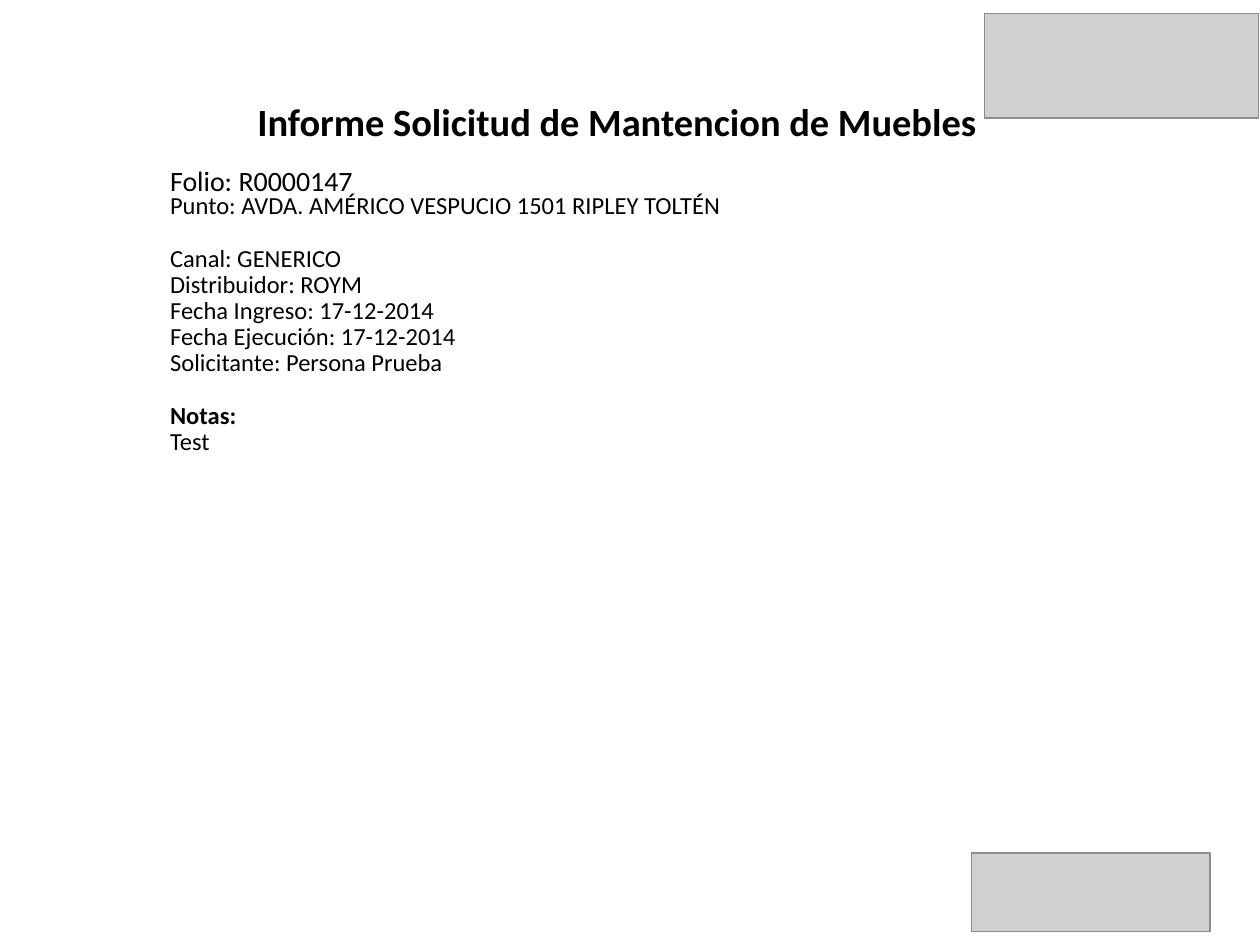
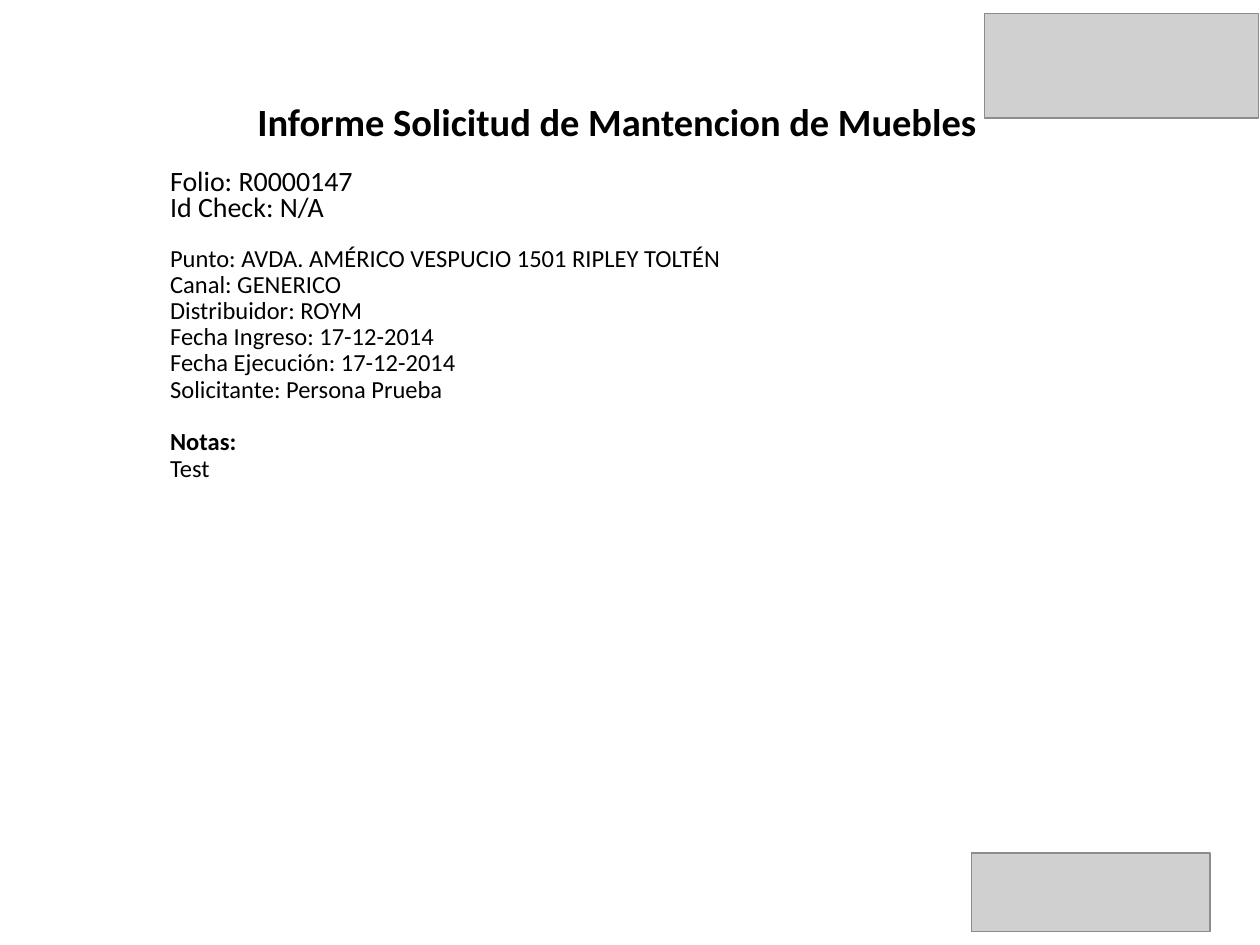
Before and after one commit to emoragaf/cirigliano, a slide deck: slide 1 of uploads/informes/1/147.pptx. Drawn at 1260x945 pixels with LibreOffice and Linux fonts; fonts in the diff are those of the drawing; grey boxes stand for pictures. Boxes give left, top, right and bottom in pixels: in the first picture for what was removed or moved away, otherwise in the second. Text is boxed around its words. In the diff, an @@ line names an element or a change of style, - is before the commit and + after.

```diff
--- a/uploads/informes/1/147.pptx
+++ b/uploads/informes/1/147.pptx
@@ text added at <box>170,197,324,219</box>, 16 pt, text #000000 @@
+Id Check: N/A
@@ text "Punto: AVDA. AMÉRICO VESPUCIO 1501 ...": place and size @@
-text "Punto: AVDA. AMÉRICO VESPUCIO 1501 ..." at <box>170,194,720,214</box>
+text "Punto: AVDA. AMÉRICO VESPUCIO 1501 ..." at <box>170,247,720,267</box>
@@ text at <box>170,328,433,350</box>: text changed @@
-Fecha Ejecución: 17-12-2014
+Fecha Ingreso: 17-12-2014
@@ text at <box>170,354,455,376</box>: text changed @@
-Fecha Ingreso: 17-12-2014
+Fecha Ejecución: 17-12-2014
@@ 5 texts: place and size @@
-5 texts at <box>170,250,442,451</box>
+5 texts at <box>170,276,442,478</box>
```
Also in this commit, not shown: 18 other files.
